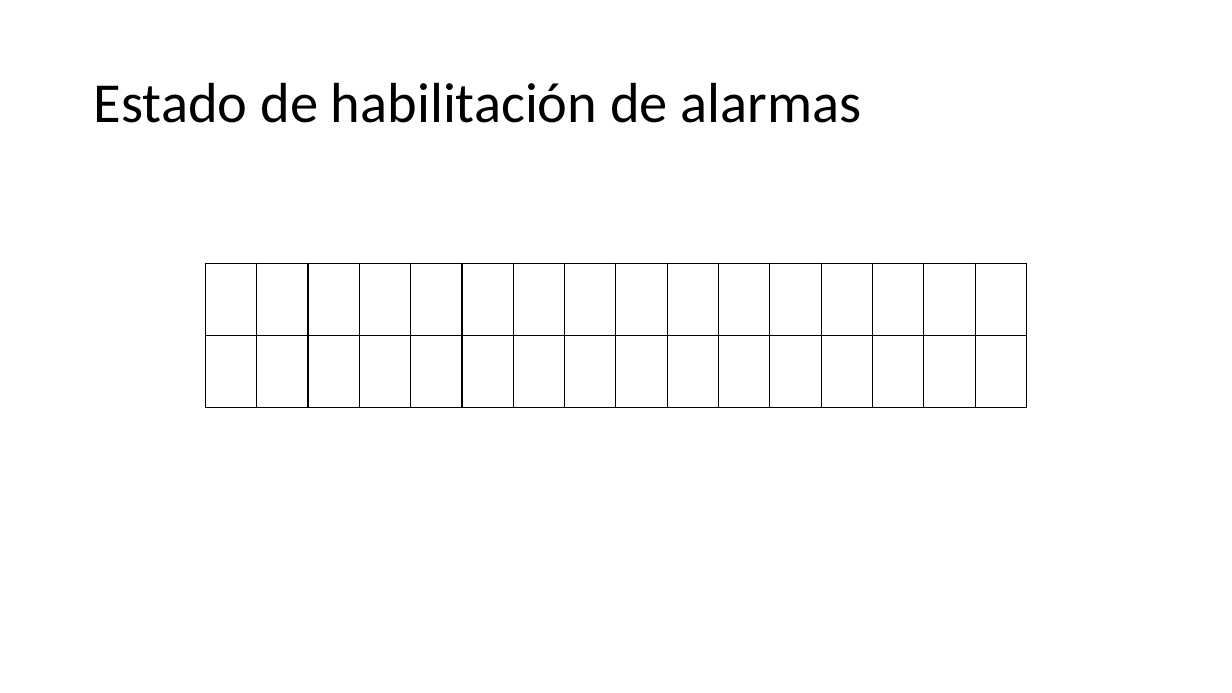
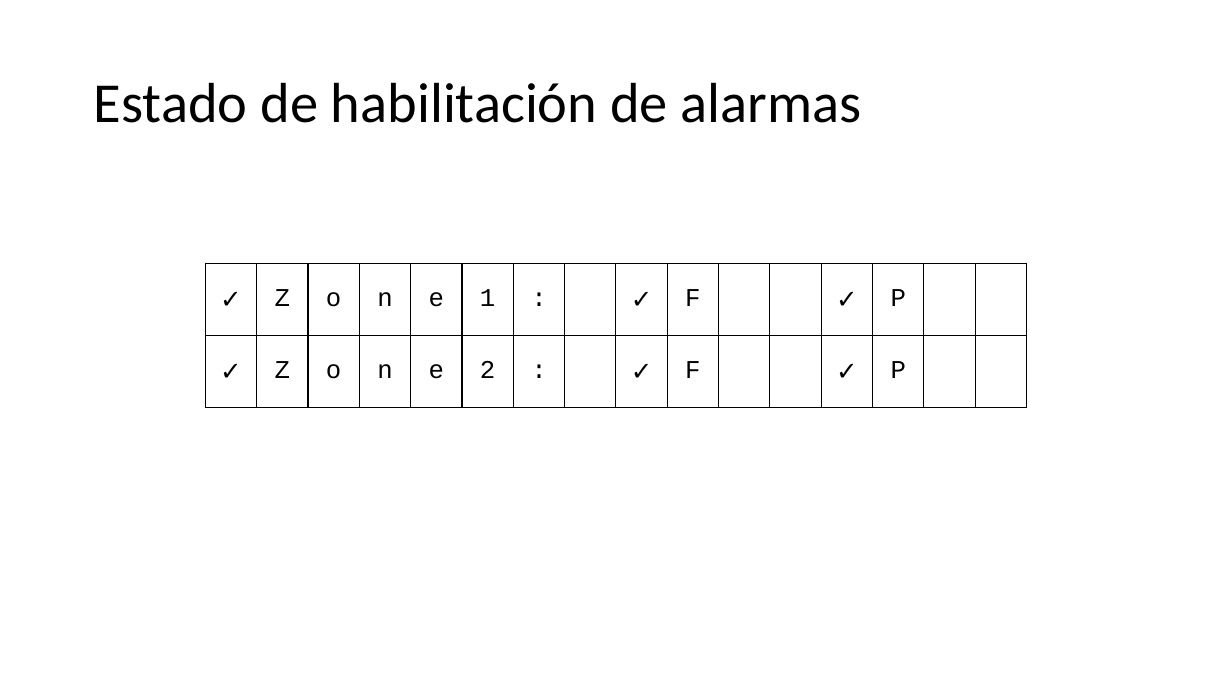
Before and after one commit to JaviHorta/firmware, a slide deck: slide 15 of menus sistema de alarma.pptx (slide 14 before the commit). Drawn at 1232x693 pixels with LibreOffice and Linux fonts; fonts in the diff are those of the drawing. Boxes give left, top, right and bottom in pixels: in the first picture for what was removed or moved away, otherwise in the second. Text is boxed around its words. In the diff, an @@ line names an element or a change of style, - is before the commit and + after.

```diff
--- a/menus sistema de alarma.pptx
+++ b/menus sistema de alarma.pptx
@@ table at bbox=[205, 263, 1033, 408] @@
-row 1:  |  |  |  |  |  |  |  |  |  |  |  |  |  |  | 
+row 1: ✓ | Z | o | n | e | 1 | : |  | ✓ | F |  |  | ✓ | P |  | 
-row 2:  |  |  |  |  |  |  |  |  |  |  |  |  |  |  | 
+row 2: ✓ | Z | o | n | e | 2 | : |  | ✓ | F |  |  | ✓ | P |  | 
```
Also in this commit, not shown: 11 other slides changed, 1 slide added, 2 other files.
